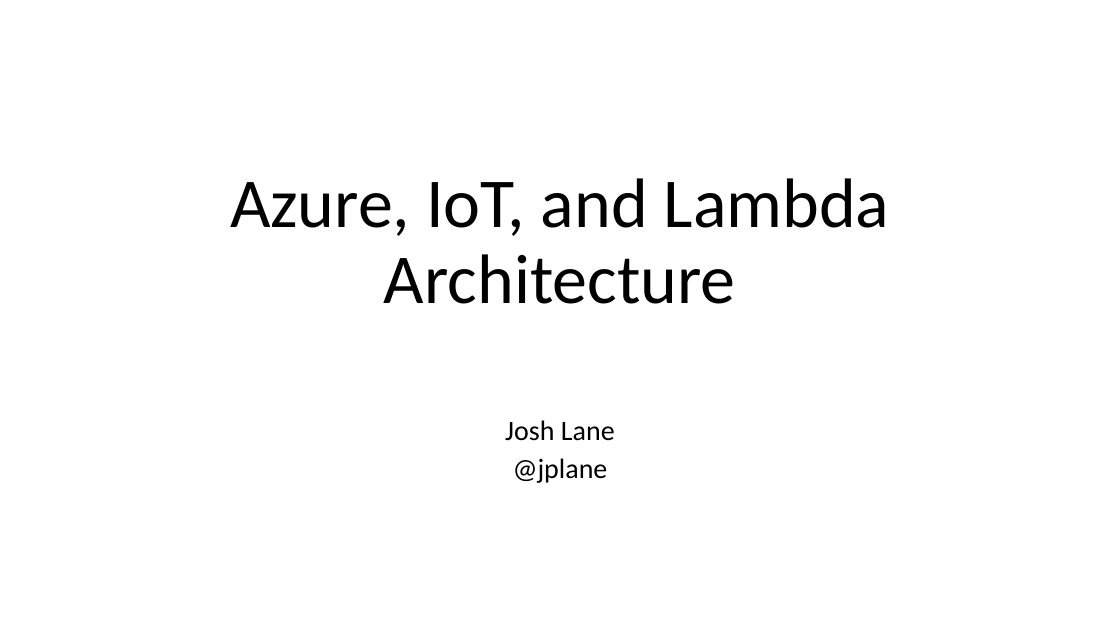
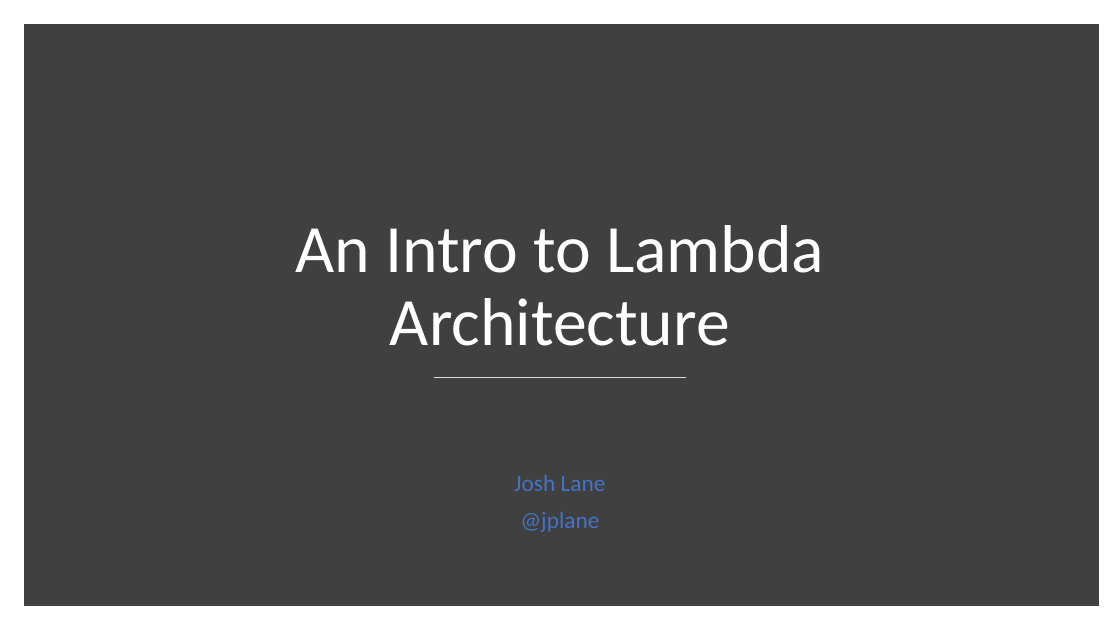
Before and after one commit to jplane/azure-lambda-architecture, a slide deck: slide 1 of Azure IoT and Lambda Architecture.pptx. Drawn at 1120x630 pixels with LibreOffice and Linux fonts; fonts in the diff are those of the drawing. Boxes give left, top, right and bottom in pixels: in the first picture for what was removed or moved away, otherwise in the second. Text is boxed around its words. In the diff, an @@ line names an element or a change of style, - is before the commit and + after.

```diff
--- a/Azure IoT and Lambda Architecture.pptx
+++ b/Azure IoT and Lambda Architecture.pptx
@@ rectangle added at <box>29,29,1093,601</box>, fill #404040, outline #404040 10 pt @@
@@ title at <box>295,225,824,346</box>: text changed; size 60 to 58 pt; text colour #000000 to #FFFFFF @@
-Azure, IoT, and Lambda Architecture
+An Intro to Lambda Architecture
@@ line added from (434, 377) to (686, 377), #D9D9D9 1 pt @@
@@ subtitle "Josh Lane": place and size @@
-subtitle "Josh Lane" at <box>505,420,615,483</box>
+subtitle "Josh Lane" at <box>514,475,606,532</box>
@@ subtitle "Josh Lane" at <box>514,475,606,532</box>: size 24 to 20 pt, text colour #000000 to #4472C4; line spacing 0.8 to 0.9 @@
```
Also in this commit, not shown: 4 other slides changed, 3 slides added, 1 slide removed, 6 other files.
